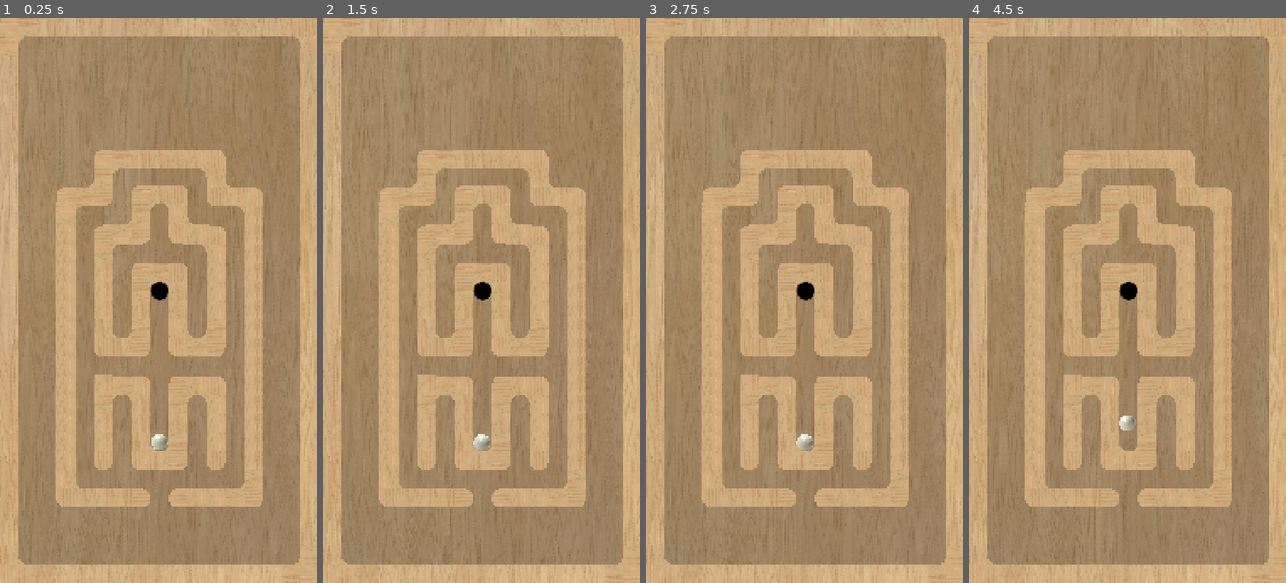
Above: before the commit, frames 1-4 (left to right).
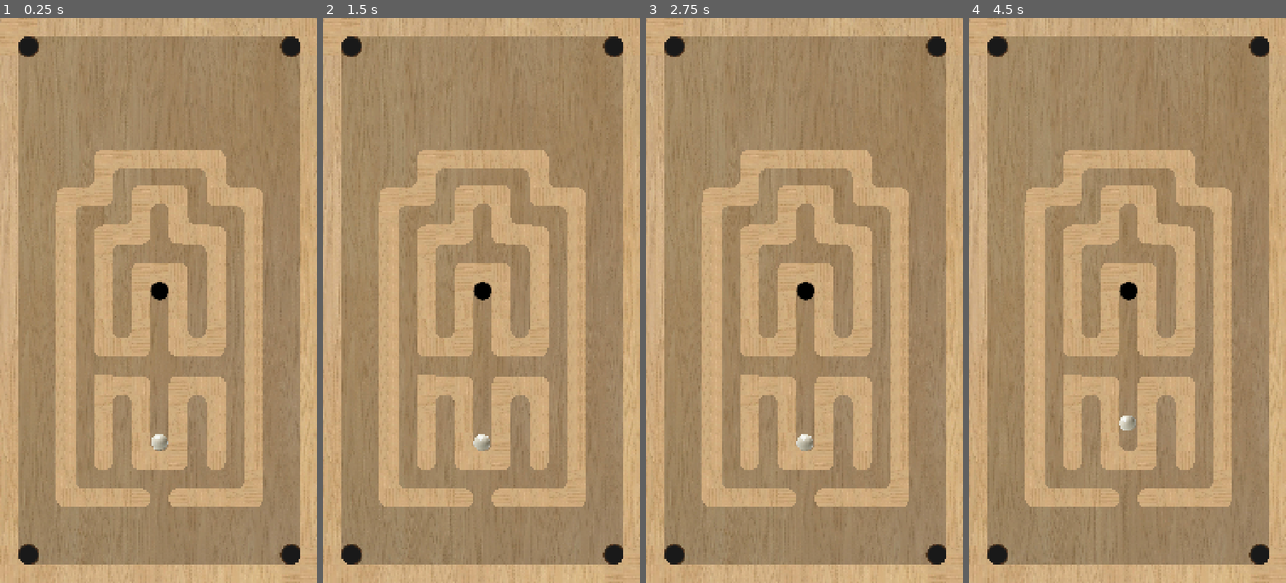
Above: after the commit, the same moments.

Repository: top-it-090304/Improvisation
Game: Godot game, scene res://objects/world.tscn
Same seed, same stepped clock (60 frames per second), same inputs: the game is played once before the commit and once after it.
Inputs (mouse positions are in pixels of both pictures, inside the frame that each line leads up to):
- Up to frame 1 (0.25 s): no input
- Up to frame 2 (1.5 s): tap Enter at 0.5 s; move the mouse to (551, 272) at 0.52 s; click (551, 272) at 0.67 s; tap Space at 1.25 s; move the mouse to (418, 328) at 1.27 s; click (418, 328) at 1.42 s
- Up to frame 3 (2.75 s): tap Enter at 2 s; move the mouse to (836, 176) at 2.02 s; click (836, 176) at 2.17 s
- Up to frame 4 (4.5 s): tap Space at 2.75, 4.25 s; move the mouse to (1111, 413) at 2.77 s; click (1111, 413) at 2.92 s; tap Enter at 3.5 s; move the mouse to (1222, 385) at 3.52 s; click (1222, 385) at 3.67 s; move the mouse to (1032, 215) at 4.27 s; click (1032, 215) at 4.42 s

The runs differ from the first frame. In frame 1, 0.8% of the frame differs, in the area x 5-95%, y 3-97%; in frame 2, 0.8%; in frame 3, 0.8%; in frame 4, 0.8%.

Commit message:
Добалены дыры на первый уровень

Diff:
--- a/levels/1.tscn
+++ b/levels/1.tscn
@@ -6,6 +6,8 @@
 [ext_resource type="PackedScene" uid="uid://bkjvc0q7qw6bh" path="res://objects/corner.tscn" id="4_a1scl"]
 [ext_resource type="PackedScene" uid="uid://baclftxnn0jwj" path="res://objects/block.tscn" id="5_2aftt"]
 [ext_resource type="PackedScene" uid="uid://cvwtem3ahktek" path="res://objects/smoother.tscn" id="6_725xe"]
+[ext_resource type="PackedScene" uid="uid://bewfv7khhetc3" path="res://objects/startPosition.tscn" id="7_725xe"]
+[ext_resource type="PackedScene" uid="uid://bdoci3lxrvjjf" path="res://objects/hole.tscn" id="8_344tg"]
 
 [node name="1" type="Node2D" unique_id=1989446572]
 
@@ -288,3 +290,20 @@
 [node name="Block82" parent="." unique_id=1829306605 instance=ExtResource("4_a1scl")]
 position = Vector2(736, 1056)
 rotation = 1.5707964
+
+[node name="StartPosition" parent="." unique_id=2052848829 instance=ExtResource("7_725xe")]
+z_index = 1
+position = Vector2(544, 1440)
+
+[node name="Hole" parent="." unique_id=1366922520 instance=ExtResource("8_344tg")]
+z_index = -1
+position = Vector2(96, 1824)
+
+[node name="Hole2" parent="." unique_id=294028656 instance=ExtResource("8_344tg")]
+position = Vector2(992, 1824)
+
+[node name="Hole3" parent="." unique_id=1902275156 instance=ExtResource("8_344tg")]
+position = Vector2(96, 96)
+
+[node name="Hole4" parent="." unique_id=2022498447 instance=ExtResource("8_344tg")]
+position = Vector2(992, 96)
